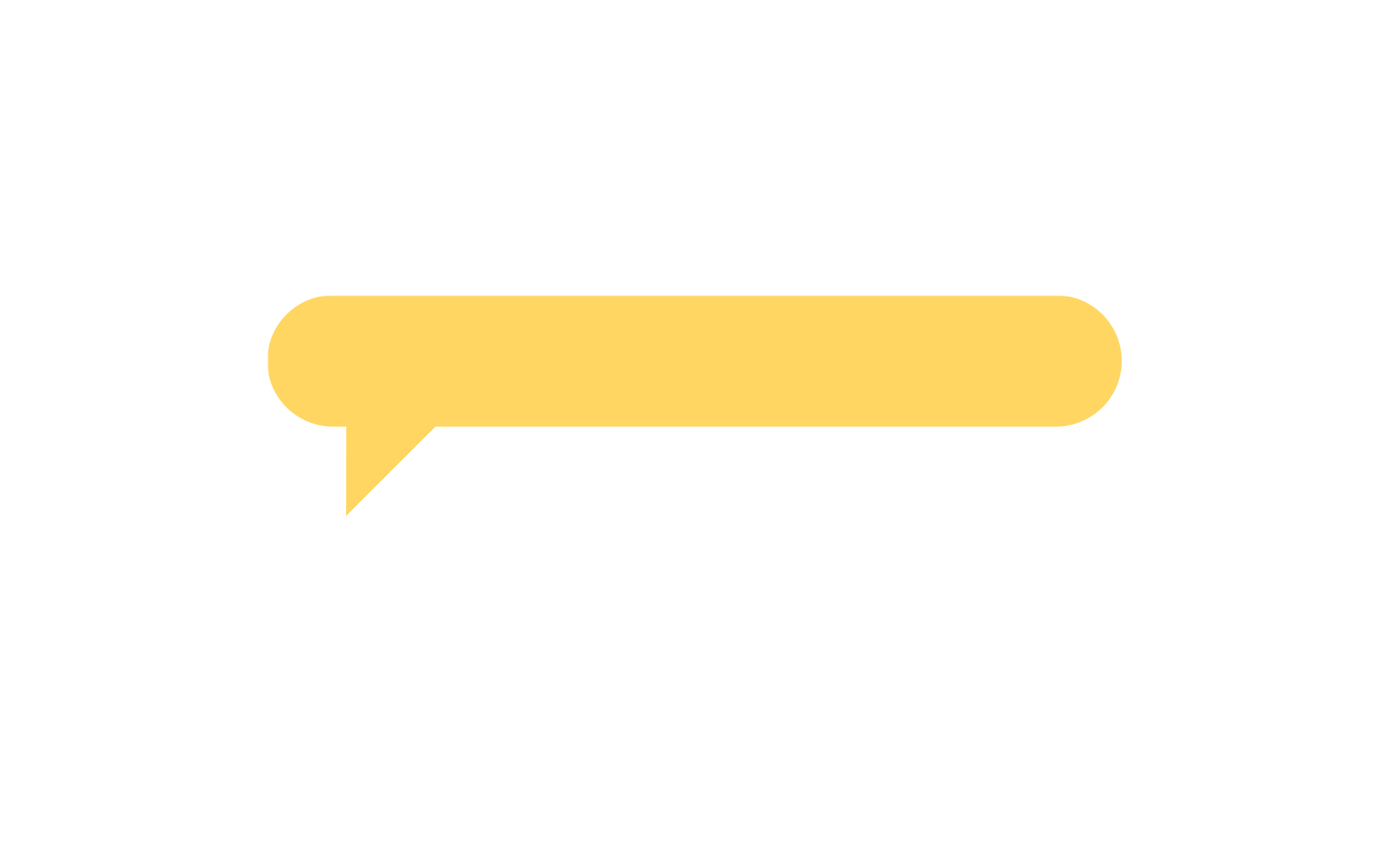
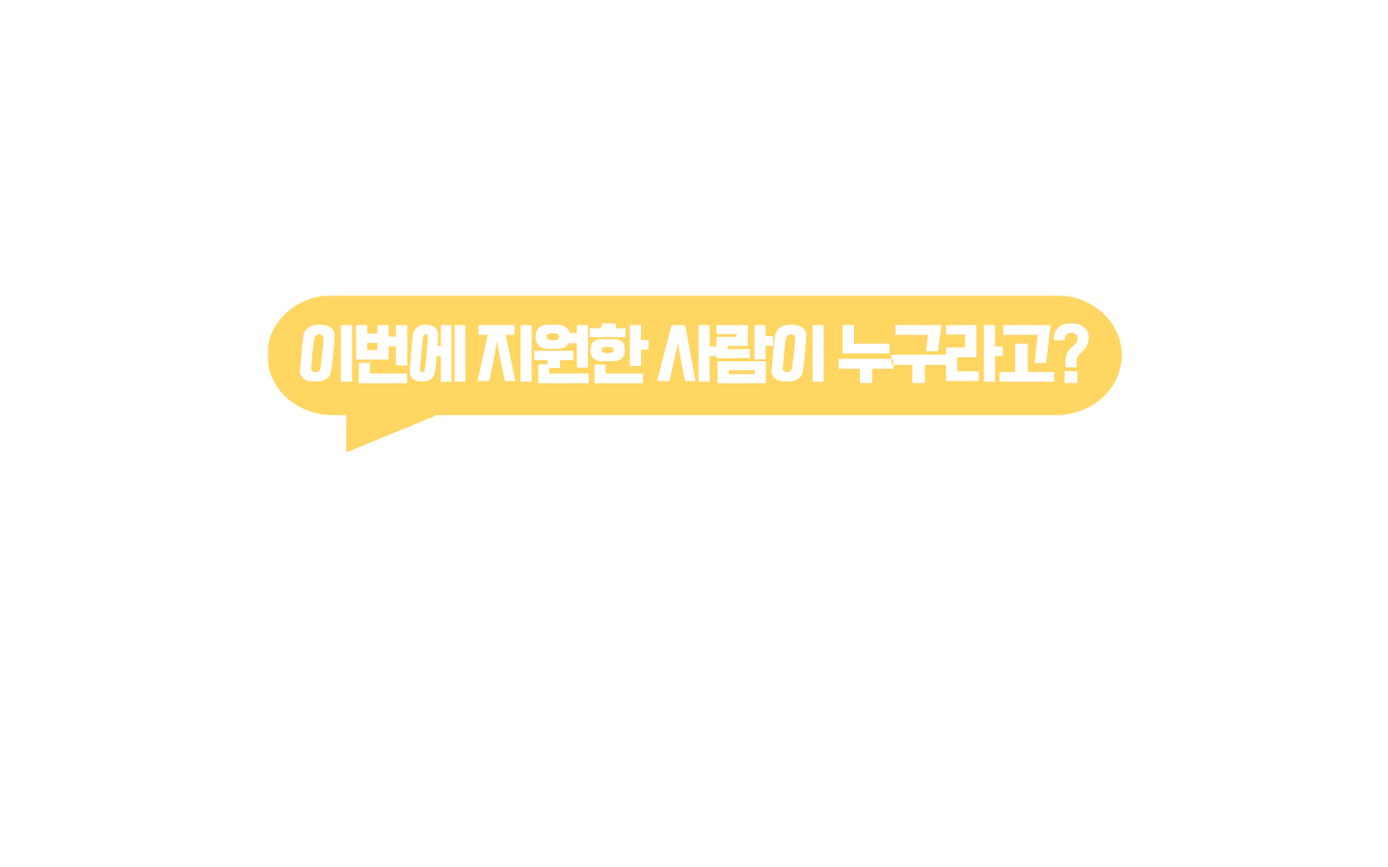
Two versions of the same layered image (1388 x 867). Layer-by-layer changes:
added layer "이번에 지원한 사람이 누구라고?" above "Shape 1" over left=299, top=322, right=1089, bottom=384
renamed "Layer 1" to "Shape 1", painted on it over left=266, top=294, right=1122, bottom=517
showed "Background" over left=266, top=294, right=1122, bottom=517
